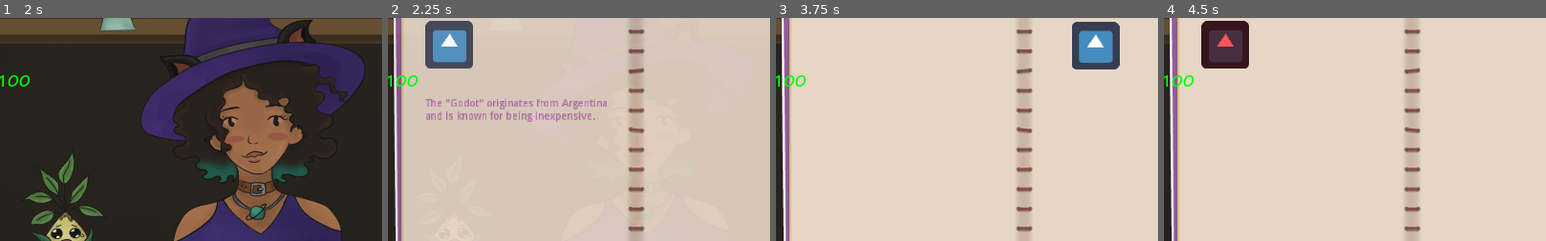
Above: before the commit, frames 1-4 (left to right).
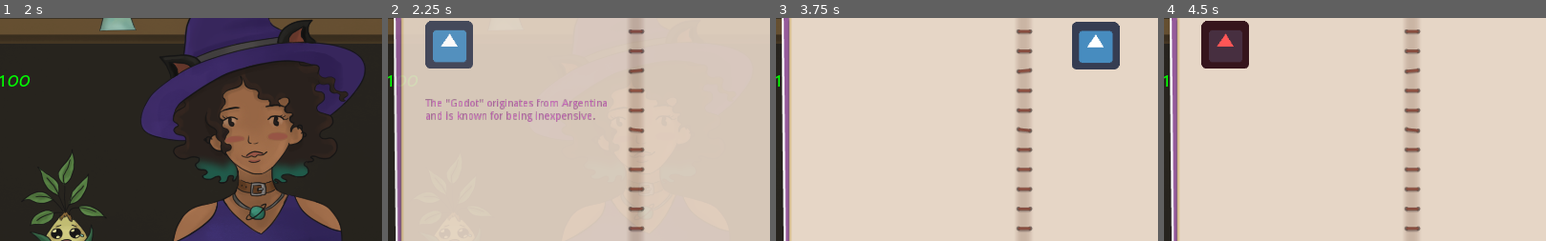
Above: after the commit, the same moments.

Repository: organicpencil/godot-wild-3
Game: Godot game, scene res://start.tscn
Same seed, same stepped clock (60 frames per second), same inputs: the game is played once before the commit and once after it. The engine's default icon, where the game draws it, is replaced by a stand-in: a white triangle on a blue panel in a dark square.
Inputs (mouse positions are % of the whole screen's width and height, from its top left):
- Up to frame 1 (2 s): click (32, 10) at 0.52 s; click "Begin" at 1.25 s
- Up to frame 2 (2.25 s): click (7, 15) at 2 s
- Up to frame 3 (3.75 s): click "Next customer" at 2.75 s; click (79, 78) at 3.5 s
- Up to frame 4 (4.5 s): click (79, 78) at 4.25 s
The pictures show only the part of the screen within x 17-67%, y 16-66%; the shares and areas given below are measured in that part.

Frame 1 is identical in both runs. In frame 2, 0.2% of the frame differs, in the area x 2-8%, y 25-31%; in frame 3, 0.2%; in frame 4, 0.2%.

Commit message:
Move currency label under book

Diff:
--- a/project/shop/shop.tscn
+++ b/project/shop/shop.tscn
@@ -6,11 +6,11 @@
 [ext_resource path="res://audio/New_Customer.wav" type="AudioStream" id=4]
 [ext_resource path="res://audio/Potion_ready_v2.wav" type="AudioStream" id=5]
 [ext_resource path="res://audio/Cash_Gained.wav" type="AudioStream" id=6]
-[ext_resource path="res://shop/book4.png" type="Texture" id=7]
-[ext_resource path="res://shop/book5.png" type="Texture" id=8]
-[ext_resource path="res://shop/book.tscn" type="PackedScene" id=9]
-[ext_resource path="res://icon.png" type="Texture" id=10]
-[ext_resource path="res://body_font.tres" type="DynamicFont" id=11]
+[ext_resource path="res://body_font.tres" type="DynamicFont" id=7]
+[ext_resource path="res://shop/book4.png" type="Texture" id=8]
+[ext_resource path="res://shop/book5.png" type="Texture" id=9]
+[ext_resource path="res://shop/book.tscn" type="PackedScene" id=10]
+[ext_resource path="res://icon.png" type="Texture" id=11]
 [ext_resource path="res://timer_font.tres" type="DynamicFont" id=12]
 [ext_resource path="res://menu/escape_menu.tscn" type="PackedScene" id=13]
 
@@ -130,122 +130,6 @@
 mix_target = 0
 bus = "Master"
 
-[node name="BookButton" type="TextureButton" parent="."]
-anchor_left = 0.0
-anchor_top = 0.0
-anchor_right = 0.0
-anchor_bottom = 0.0
-margin_left = 20.0
-margin_top = 20.0
-margin_right = 131.0
-margin_bottom = 157.0
-rect_pivot_offset = Vector2( 0, 0 )
-rect_clip_content = false
-focus_mode = 2
-mouse_filter = 0
-mouse_default_cursor_shape = 0
-size_flags_horizontal = 1
-size_flags_vertical = 1
-toggle_mode = false
-enabled_focus_mode = 2
-shortcut = null
-group = null
-texture_normal = ExtResource( 7 )
-texture_pressed = ExtResource( 7 )
-texture_hover = ExtResource( 8 )
-expand = true
-stretch_mode = 3
-
-[node name="Book" parent="." instance=ExtResource( 9 )]
-visible = false
-anchor_top = 0.5
-anchor_bottom = 0.5
-margin_top = -257.0
-margin_bottom = 230.0
-
-[node name="TextureRect" type="TextureRect" parent="."]
-anchor_left = 0.0
-anchor_top = 1.0
-anchor_right = 0.0
-anchor_bottom = 1.0
-margin_left = 8.0
-margin_top = -72.0
-margin_right = 72.0
-margin_bottom = -8.0
-rect_pivot_offset = Vector2( 0, 0 )
-rect_clip_content = false
-mouse_filter = 1
-mouse_default_cursor_shape = 0
-size_flags_horizontal = 1
-size_flags_vertical = 1
-texture = ExtResource( 10 )
-stretch_mode = 0
-
-[node name="ColorRect" type="ColorRect" parent="."]
-anchor_left = 0.0
-anchor_top = 1.0
-anchor_right = 0.0
-anchor_bottom = 1.0
-margin_left = 78.0
-margin_top = -100.0
-margin_right = 640.0
-margin_bottom = -8.0
-rect_pivot_offset = Vector2( 0, 0 )
-rect_clip_content = false
-mouse_filter = 0
-mouse_default_cursor_shape = 0
-size_flags_horizontal = 1
-size_flags_vertical = 1
-color = Color( 1, 1, 1, 1 )
-
-[node name="Label" type="Label" parent="ColorRect"]
-anchor_left = 0.0
-anchor_top = 0.0
-anchor_right = 0.0
-anchor_bottom = 0.0
-margin_left = 8.0
-margin_top = 8.0
-margin_right = 555.0
-margin_bottom = 89.0
-rect_pivot_offset = Vector2( 0, 0 )
-rect_clip_content = false
-mouse_filter = 2
-mouse_default_cursor_shape = 0
-size_flags_horizontal = 1
-size_flags_vertical = 4
-custom_fonts/font = ExtResource( 11 )
-custom_colors/font_color = Color( 0, 0, 0, 1 )
-text = "Someone's banging on the window. Time to open shop!
-Press \"Next customer\" when ready...
-Although it might be a good idea to study first (top left)"
-autowrap = true
-percent_visible = 1.0
-lines_skipped = 0
-max_lines_visible = -1
-
-[node name="TimeLabel" type="Label" parent="."]
-modulate = Color( 0, 1, 0, 1 )
-anchor_left = 1.0
-anchor_top = 0.0
-anchor_right = 1.0
-anchor_bottom = 0.0
-margin_left = -84.0
-margin_top = 16.0
-margin_right = -16.0
-margin_bottom = 92.0
-rect_pivot_offset = Vector2( 0, 0 )
-rect_clip_content = false
-mouse_filter = 2
-mouse_default_cursor_shape = 0
-size_flags_horizontal = 1
-size_flags_vertical = 4
-custom_fonts/font = ExtResource( 12 )
-text = "--"
-align = 2
-percent_visible = 1.0
-lines_skipped = 0
-max_lines_visible = -1
-
 [node name="MoneyLabel" type="RichTextLabel" parent="."]
 anchor_left = 0.0
 anchor_top = 0.0
@@ -274,6 +158,122 @@
 selection_enabled = false
 override_selected_font_color = false
 
+[node name="BookButton" type="TextureButton" parent="."]
+anchor_left = 0.0
+anchor_top = 0.0
+anchor_right = 0.0
+anchor_bottom = 0.0
+margin_left = 20.0
+margin_top = 20.0
+margin_right = 131.0
+margin_bottom = 157.0
+rect_pivot_offset = Vector2( 0, 0 )
+rect_clip_content = false
+focus_mode = 2
+mouse_filter = 0
+mouse_default_cursor_shape = 0
+size_flags_horizontal = 1
+size_flags_vertical = 1
+toggle_mode = false
+enabled_focus_mode = 2
+shortcut = null
+group = null
+texture_normal = ExtResource( 8 )
+texture_pressed = ExtResource( 8 )
+texture_hover = ExtResource( 9 )
+expand = true
+stretch_mode = 3
+
+[node name="Book" parent="." instance=ExtResource( 10 )]
+visible = false
+anchor_top = 0.5
+anchor_bottom = 0.5
+margin_top = -257.0
+margin_bottom = 230.0
+
+[node name="TextureRect" type="TextureRect" parent="."]
+anchor_left = 0.0
+anchor_top = 1.0
+anchor_right = 0.0
+anchor_bottom = 1.0
+margin_left = 8.0
+margin_top = -72.0
+margin_right = 72.0
+margin_bottom = -8.0
+rect_pivot_offset = Vector2( 0, 0 )
+rect_clip_content = false
+mouse_filter = 1
+mouse_default_cursor_shape = 0
+size_flags_horizontal = 1
+size_flags_vertical = 1
+texture = ExtResource( 11 )
+stretch_mode = 0
+
+[node name="ColorRect" type="ColorRect" parent="."]
+anchor_left = 0.0
+anchor_top = 1.0
+anchor_right = 0.0
+anchor_bottom = 1.0
+margin_left = 78.0
+margin_top = -100.0
+margin_right = 640.0
+margin_bottom = -8.0
+rect_pivot_offset = Vector2( 0, 0 )
+rect_clip_content = false
+mouse_filter = 0
+mouse_default_cursor_shape = 0
+size_flags_horizontal = 1
+size_flags_vertical = 1
+color = Color( 1, 1, 1, 1 )
+
+[node name="Label" type="Label" parent="ColorRect"]
+anchor_left = 0.0
+anchor_top = 0.0
+anchor_right = 0.0
+anchor_bottom = 0.0
+margin_left = 8.0
+margin_top = 8.0
+margin_right = 555.0
+margin_bottom = 89.0
+rect_pivot_offset = Vector2( 0, 0 )
+rect_clip_content = false
+mouse_filter = 2
+mouse_default_cursor_shape = 0
+size_flags_horizontal = 1
+size_flags_vertical = 4
+custom_fonts/font = ExtResource( 7 )
+custom_colors/font_color = Color( 0, 0, 0, 1 )
+text = "Someone's banging on the window. Time to open shop!
+Press \"Next customer\" when ready...
+Although it might be a good idea to study first (top left)"
+autowrap = true
+percent_visible = 1.0
+lines_skipped = 0
+max_lines_visible = -1
+
+[node name="TimeLabel" type="Label" parent="."]
+modulate = Color( 0, 1, 0, 1 )
+anchor_left = 1.0
+anchor_top = 0.0
+anchor_right = 1.0
+anchor_bottom = 0.0
+margin_left = -84.0
+margin_top = 16.0
+margin_right = -16.0
+margin_bottom = 92.0
+rect_pivot_offset = Vector2( 0, 0 )
+rect_clip_content = false
+mouse_filter = 2
+mouse_default_cursor_shape = 0
+size_flags_horizontal = 1
+size_flags_vertical = 4
+custom_fonts/font = ExtResource( 12 )
+text = "--"
+align = 2
+percent_visible = 1.0
+lines_skipped = 0
+max_lines_visible = -1
+
 [node name="EscapeMenu" parent="." instance=ExtResource( 13 )]
 visible = false
 mouse_filter = 0
Not shown: 1 places in project/shop/shop.tscn that only renumber resources
